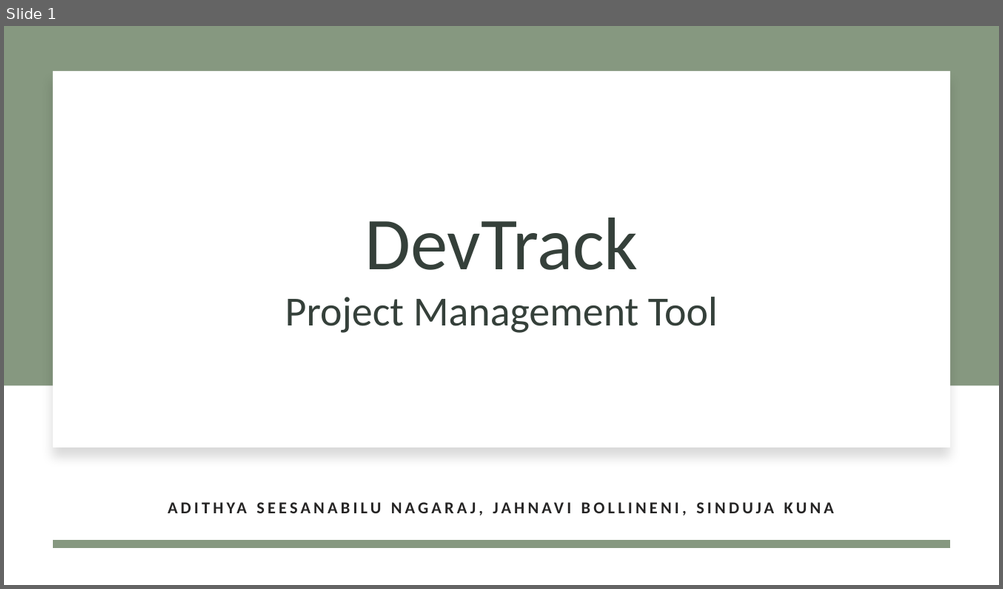
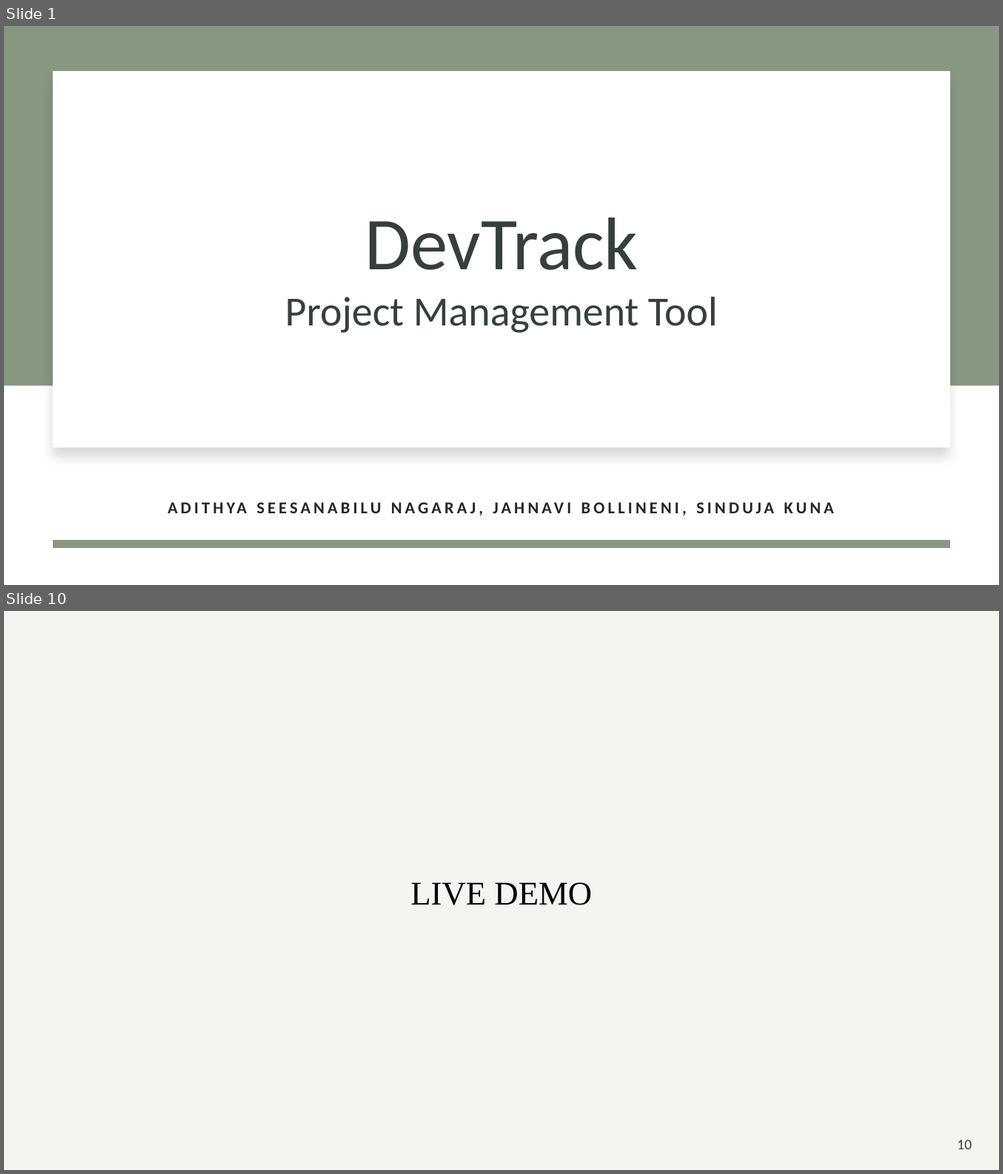
Before and after one commit to jahnavib26/DevTrack, a slide deck: ACS560 - SE Project Presentation.pptx. Shown one above the other, each under a label of ours: slide 1 before the commit, slides 1 and 10 after it; the slides between them are not shown. The pictures are 1003x589 and 1003x1174 pixels, drawn with LibreOffice and Linux fonts; fonts in the diff are those of the drawing. Boxes give left, top, right and bottom in pixels: in the first picture for what was removed or moved away, otherwise in the second. Text is boxed around its words. In the diff, an @@ line names an element or a change of style, - is before the commit and + after.

```diff
--- a/ACS560 - SE Project Presentation.pptx
+++ b/ACS560 - SE Project Presentation.pptx
@@ slide 10 added at (4,611,999,1170), background #FFFFFF @@
@@ rectangle added at (4,611,999,1170), fill #C0B7A5 at 15% opacity @@
@@ title added at (410,883,592,906), 32 pt, text #000000 @@
+LIVE DEMO
@@ page number added at (956,1140,971,1150), 14 pt, text #35403A @@
+10
```
Also in this commit, not shown: 1 slide changed, 8 other slides added, 1 other file.
